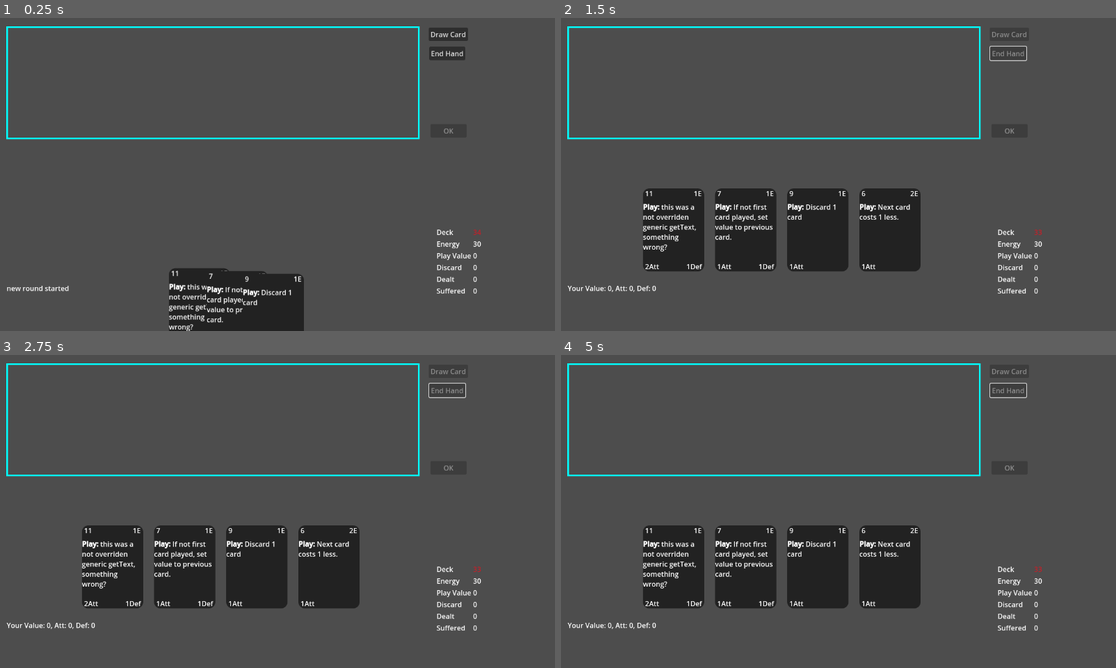
Above: before the commit, frames 1-4 (two rows, left to right).
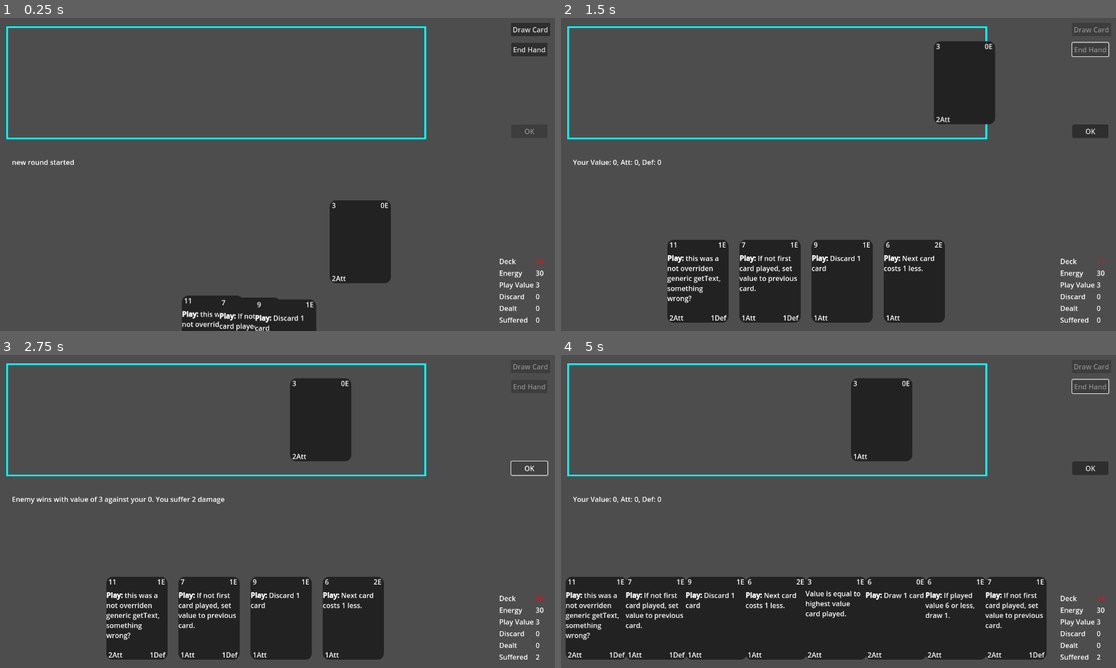
Above: after the commit, the same moments.

Repository: TicklesTheBrain/CardBuilder
Game: Godot game, scene res://game.tscn
The game is run twice, just before and just after one commit, with the same random seed, the same clock (stepped at 60 frames per second) and the same inputs.
Inputs (mouse positions are in pixels of both pictures, inside the frame that each line leads up to):
- Up to frame 1 (0.25 s): no input
- Up to frame 2 (1.5 s): click "Draw Card" at 0.5 s; click "End Hand" at 1.25 s
- Up to frame 3 (2.75 s): click (527, 467) at 2 s, where only the run after the commit has a clickable "OK"
- Up to frame 4 (5 s): click (1088, 467) at 2.75 s, where only the run after the commit has a clickable "OK"; click (1093, 367) at 3.5 s, where only the run after the commit has a clickable "Draw Card"; click (1088, 386) at 4.25 s, where only the run after the commit has a clickable "End Hand"

The runs differ from the first frame. In frame 1, 8.2% of the frame differs, in the area x 1-100%, y 1-100%; in frame 2, 21%; in frame 3, 21%; in frame 4, 30%, in the area x 0-99%, y 2-98%.
Error before the commit: Cannot call method 'duplicate' on a null value. (res://cardAbstractions/cardData.gd:98)

Commit message:
Added show first enemy card.

Diff:
--- a/conditionals/conditionalAmount.gd
+++ b/conditionals/conditionalAmount.gd
@@ -4,7 +4,7 @@
 @export var amountToMatchOrExceed: int
 @export var disabledOnMatchOrExceed: bool = false
 
-func getText():
+func getTextSpecific():
     var text = "If no of cards played {verb} equal or more than {number}, "
     var verb = 'are'
     if disabledOnMatchOrExceed:
--- a/conditionals/conditionalValue.gd
+++ b/conditionals/conditionalValue.gd
@@ -4,7 +4,7 @@
 @export var valueToMatchOrExceed: int
 @export var disabledOnMatchOrExceed: bool = false
 
-func getText():
+func getTextSpecific():
 	var text = "If value {verb} equal or more than {number}, "
 	var verb = 'is'
 	if disabledOnMatchOrExceed:
--- a/conditionals/conditionals.gd
+++ b/conditionals/conditionals.gd
@@ -8,8 +8,11 @@
     if staticText:
         return staticText
     else:
-        return "conditional text not overriden"
+        return getTextSpecific()
 
 func check(_ctxt: GameStateContext):
     print('default conditional function not overriden')
     return true
+
+func getTextSpecific():
+    return "conditional text not overriden"
--- a/game.gd
+++ b/game.gd
@@ -13,6 +13,7 @@
 @export var discardManager: CardContainer
 
 @export var playAreaPositionController: DynamicPositionController
+@export var enemyPlayAreaPositionController: DynamicPositionController
 
 @export var pocketPacked: PackedScene
 var pocketRefs = {}
@@ -156,9 +157,13 @@
 
 		return false
 
+	enemyPlayTopCard()
+	return true
+
+func enemyPlayTopCard():
 	var card = enemyDeckManager.drawCard()
 	enemyPlayArea.addCard(card)
-	return true
+
 
 func roundLoop():
 
@@ -168,9 +173,11 @@
 	energy.reset()
 	startTurnCardDraw.reset()
 	playAreaPositionController.resetCardArea()
+	enemyPlayAreaPositionController.resetCardArea()
 
 	activeActor = player
 	passiveActor = enemy
+	enemyPlayTopCard()
 	Events.playerTurnStart.emit()
 
 	for i in range(startTurnCardDraw.amount):
@@ -197,6 +204,7 @@
 
 
 	playAreaPositionController.switchCardArea(1)
+	enemyPlayAreaPositionController.switchCardArea(1)
 	#handManager.disposeAll()
 
 	drawCardButton.disabled = true
--- a/game.tscn
+++ b/game.tscn
@@ -585,7 +585,7 @@
 modifier = SubResource("Resource_nnnrf")
 timingRules = Array[ExtResource("11_o0re3")]([SubResource("Resource_qvhbc")])
 effectName = ""
-staticText = ""
+staticText = "Cards with value 1-4 don't count"
 conditionals = Array[Resource("res://conditionals/conditionals.gd")]([])
 followUpEffects = Array[Resource("res://cardEffects/playEffect.gd")]([])
 includeFollowUpText = false
@@ -769,7 +769,7 @@
 script = ExtResource("13_modrn")
 valueToMatchOrExceed = 10
 disabledOnMatchOrExceed = false
-staticText = ""
+staticText = "Can only play if already played at least 10 value"
 containerToCheck = 2
 
 [sub_resource type="Resource" id="Resource_o147x"]
@@ -843,7 +843,7 @@
 resource_name = "If<2,draw+discard"
 script = ExtResource("5_fj00f")
 amount = 2
-debug = false
+debug = true
 cardTitle = ""
 value = SubResource("Resource_uiya3")
 type = ""
@@ -910,12 +910,28 @@
 drawEffects = Array[Resource("res://cardEffects/playEffect.gd")]([])
 startMatchEffects = Array[Resource("res://cardEffects/playEffect.gd")]([])
 
+[sub_resource type="Resource" id="Resource_rogld"]
+script = ExtResource("6_wbupb")
+baseValue = 0
+type = 0
+modifiers = Array[Resource("res://modifiers/paramModifier.gd")]([])
+staticText = ""
+
+[sub_resource type="Resource" id="Resource_hkfmi"]
+script = ExtResource("6_wbupb")
+baseValue = 3
+type = 1
+modifiers = Array[Resource("res://modifiers/paramModifier.gd")]([])
+staticText = ""
+
 [sub_resource type="Resource" id="Resource_bl2ga"]
 script = ExtResource("5_fj00f")
 amount = 10
 debug = false
 cardTitle = ""
-type = ""
+value = SubResource("Resource_hkfmi")
+type = ""
+cost = SubResource("Resource_rogld")
 onPlayEffects = Array[Resource("res://cardEffects/playEffect.gd")]([])
 playConditionals = Array[Resource("res://conditionals/conditionals.gd")]([])
 onLoseEffects = Array[Resource("res://cardEffects/playEffect.gd")]([])
@@ -925,19 +941,22 @@
 drawEffects = Array[Resource("res://cardEffects/playEffect.gd")]([])
 startMatchEffects = Array[Resource("res://cardEffects/playEffect.gd")]([])
 
+[sub_resource type="RectangleShape2D" id="RectangleShape2D_2v7eo"]
+size = Vector2(852, 259)
+
 [sub_resource type="RectangleShape2D" id="RectangleShape2D_7o7mm"]
-size = Vector2(664, 259)
+size = Vector2(184, 259)
 
 [sub_resource type="RectangleShape2D" id="RectangleShape2D_c17rp"]
-size = Vector2(959, 204)
+size = Vector2(1106.5, 204)
 
 [sub_resource type="RectangleShape2D" id="RectangleShape2D_qnh12"]
 size = Vector2(271.5, 256.5)
 
 [sub_resource type="RectangleShape2D" id="RectangleShape2D_625ey"]
-size = Vector2(947, 256.5)
-
-[node name="game" type="Node2D" node_paths=PackedStringArray …(115 unchanged characters)… ger", "playAreaPositionController", "energy", "startTurnCardDraw", "damageDealt" …(100 unchanged characters)…
+size = Vector2(961.5, 256.5)
+
+[node name="game" type="Node2D" node_paths=PackedStringArray …(115 unchanged characters)… ger", "playAreaPositionController", "enemyPlayAreaPositionController", "energy", "startTurnCardDraw", "damageDealt" …(100 unchanged characters)…
 script = ExtResource("1_hbkeb")
 deckManager = NodePath("Logic/Player/DeckManager")
 enemyDeckManager = NodePath("Logic/Enemy/EnemyDeck")
@@ -947,6 +966,7 @@
 enemyPlayArea = NodePath("Logic/Enemy/EnemyPlayArea")
 discardManager = NodePath("Logic/Player/DiscardManager")
 playAreaPositionController = NodePath("PlayArea/PlayAreaPositionController")
+enemyPlayAreaPositionController = NodePath("EnemyPlayAreaController")
 pocketPacked = ExtResource("2_cx0xa")
 energy = NodePath("Logic/Player/Energy")
 startTurnCardDraw = NodePath("Logic/Player/StartTurnCardDraw")
@@ -1050,37 +1070,41 @@
 script = ExtResource("12_q8pst")
 
 [node name="DrawButton" type="Button" parent="."]
-offset_left = 988.0
-offset_top = 22.0
-offset_right = 1078.0
-offset_bottom = 53.0
+offset_left = 1177.0
+offset_top = 11.0
+offset_right = 1267.0
+offset_bottom = 42.0
 text = "Draw Card"
 
 [node name="EndButton" type="Button" parent="."]
-offset_left = 989.0
-offset_top = 66.0
-offset_right = 1072.0
-offset_bottom = 97.0
+offset_left = 1178.0
+offset_top = 57.0
+offset_right = 1261.0
+offset_bottom = 88.0
 text = "End Hand
 "
 
 [node name="OkBUtton" type="Button" parent="."]
-offset_left = 992.0
-offset_top = 244.0
-offset_right = 1075.0
-offset_bottom = 275.0
+offset_left = 1178.0
+offset_top = 245.0
+offset_right = 1261.0
+offset_bottom = 276.0
 text = "OK
 "
 
 [node name="EnemyPlayAreaController" type="Node2D" parent="." node_paths=PackedStringArray("cardAreas", "logicalContainer")]
 script = ExtResource("27_mupmx")
-cardAreas = [NodePath("EnemyPlayAreaShape")]
+cardAreas = [NodePath("EnemyPlayAreaSmall"), NodePath("EnemyPlayAreaFull")]
 minCardCenterDistance = 25.0
 maxCardGap = 25.0
 logicalContainer = NodePath("../Logic/Enemy/EnemyPlayArea")
 
-[node name="EnemyPlayAreaShape" type="CollisionShape2D" parent="EnemyPlayAreaController"]
-position = Vector2(641, 148.5)
+[node name="EnemyPlayAreaFull" type="CollisionShape2D" parent="EnemyPlayAreaController"]
+position = Vector2(739, 148.5)
+shape = SubResource("RectangleShape2D_2v7eo")
+
+[node name="EnemyPlayAreaSmall" type="CollisionShape2D" parent="EnemyPlayAreaController"]
+position = Vector2(1075, 148.5)
 shape = SubResource("RectangleShape2D_7o7mm")
 
 [node name="EnemyDiscardController" type="Node2D" parent="." node_paths=PackedStringArray("container", "positionMarker")]
@@ -1109,7 +1133,7 @@
 logicalContainer = NodePath("../Logic/Player/HandManager")
 
 [node name="HandCardArea" type="CollisionShape2D" parent="HandCardDisplayController"]
-position = Vector2(509, 487)
+position = Vector2(565, 605)
 shape = SubResource("RectangleShape2D_c17rp")
 
 [node name="PlayArea" type="Area2D" parent="." node_paths=PackedStringArray("positionController", "shape")]
@@ -1129,7 +1153,7 @@
 shape = SubResource("RectangleShape2D_qnh12")
 
 [node name="FullLengthShape" type="CollisionShape2D" parent="PlayArea"]
-position = Vector2(492, 149)
+position = Vector2(499.25, 149)
 shape = SubResource("RectangleShape2D_625ey")
 script = ExtResource("6_53o6h")
 
@@ -1137,17 +1161,17 @@
 position = Vector2(585, 880)
 
 [node name="MessageContent" type="Label" parent="."]
-offset_left = 17.0
-offset_top = 610.0
-offset_right = 151.0
-offset_bottom = 633.0
+offset_left = 29.0
+offset_top = 320.0
+offset_right = 163.0
+offset_bottom = 343.0
 text = "Message Content"
 
 [node name="InfoStuff" type="GridContainer" parent="."]
-offset_left = 1006.0
-offset_top = 481.0
-offset_right = 1160.0
-offset_bottom = 639.0
+offset_left = 1150.0
+offset_top = 548.0
+offset_right = 1304.0
+offset_bottom = 706.0
 columns = 2
 metadata/_edit_group_ = true
 
Not shown: 1 places in game.tscn that only renumber resources
